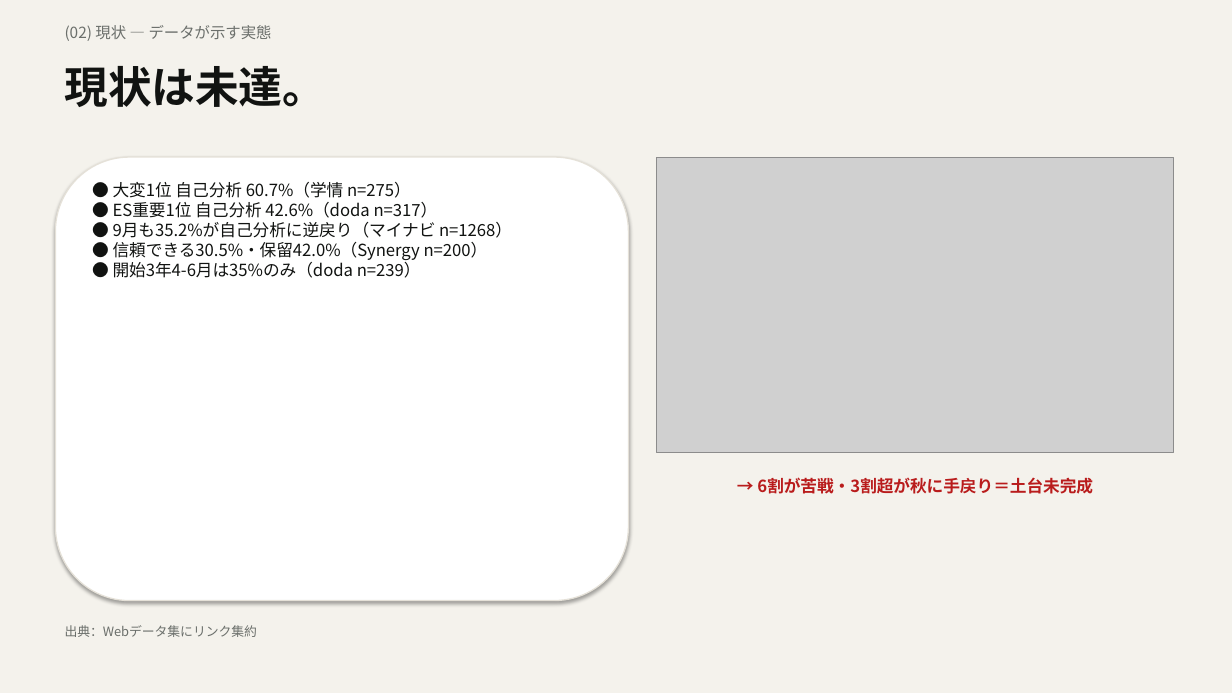
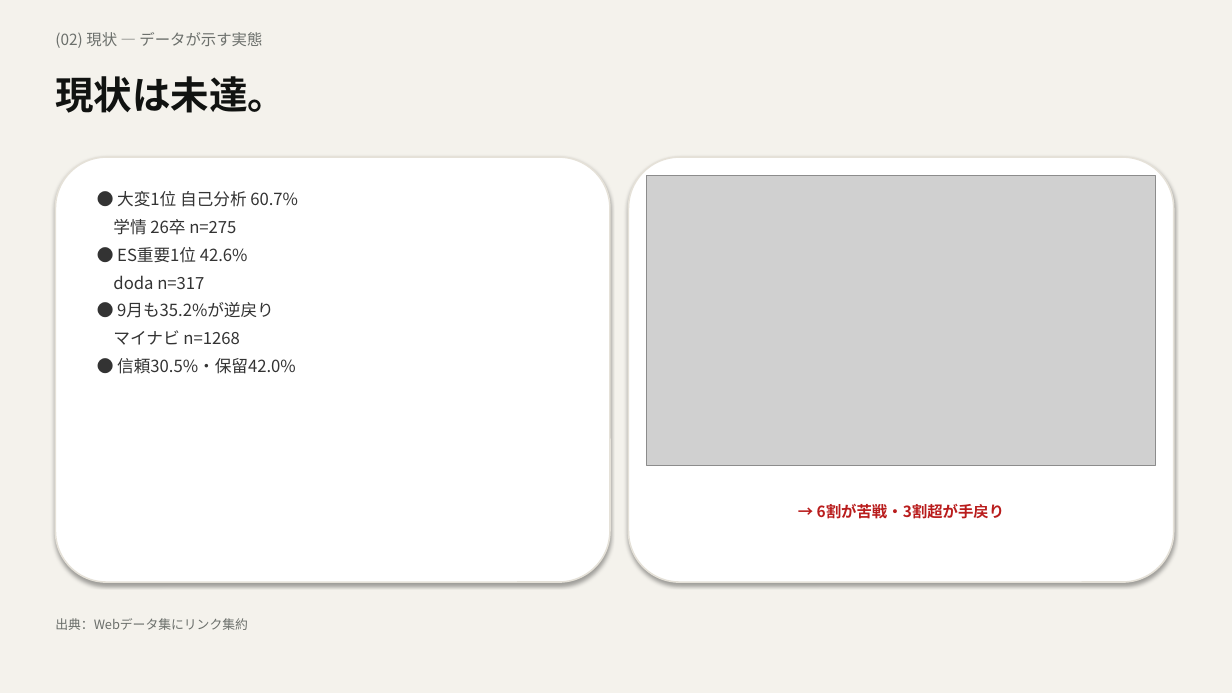
Before and after one commit to taku010201040/jibun-mayogo-2026, a slide deck: slide 3 of kadai.pptx. Drawn at 1232x693 pixels with LibreOffice and Linux fonts; fonts in the diff are those of the drawing; grey boxes stand for pictures. Boxes give left, top, right and bottom in pixels: in the first picture for what was removed or moved away, otherwise in the second. Text is boxed around its words. In the diff, an @@ line names an element or a change of style, - is before the commit and + after.

Commit message:
fix: rebuild pptx layout (anchor/fonts/aspect)

```diff
--- a/kadai.pptx
+++ b/kadai.pptx
@@ text "(02) 現状 — データが示す実態" at <box>55,32,262,48</box>: line spacing 1 to 1.15 @@
@@ text "現状は未達。" at <box>55,76,286,113</box>: size 34 to 30 pt; line spacing 1 to 1.15 @@
@@ rounded rectangle: place and size @@
-rounded rectangle at <box>55,157,628,601</box>
+rounded rectangle at <box>55,157,610,582</box>
@@ rounded rectangle at <box>55,157,610,582</box>: outline #E5E1D8 1 pt to #E5E1D8 1.25 pt; proportions changed @@
@@ rounded rectangle added at <box>628,157,1174,582</box>, fill #FFFFFF, outline #E5E1D8 1.25 pt @@
@@ picture: place and size @@
-picture at <box>656,157,1174,453</box>
+picture at <box>647,176,1155,466</box>
@@ text at <box>113,191,298,374</box>: text changed; text colour #111311 to #333333 @@
-● 大変1位 自己分析 60.7%（学情 n=275）
-● ES重要1位 自己分析 42.6%（doda n=317）
-● 9月も35.2%が自己分析に逆戻り（マイナビ n=1268）
-● 信頼できる30.5%・保留42.0%（Synergy n=200）
-● 開始3年4-6月は35%のみ（doda n=239）
+● 大変1位 自己分析 60.7%
+学情 26卒 n=275
+● ES重要1位 42.6%
+doda n=317
+● 9月も35.2%が逆戻り
+マイナビ n=1268
+● 信頼30.5%・保留42.0%
@@ text at <box>817,504,1005,519</box>: text changed; size 13 to 12 pt @@
-→ 6割が苦戦・3割超が秋に手戻り＝土台未完成
+→ 6割が苦戦・3割超が手戻り
@@ text "出典：Webデータ集にリンク集約" at <box>55,618,248,630</box>: line spacing 1 to 1.15 @@
@@ text "出典：Webデータ集にリンク集約": place and size @@
-text "出典：Webデータ集にリンク集約" at <box>65,625,258,637</box>
+text "出典：Webデータ集にリンク集約" at <box>55,618,248,630</box>
```
Also in this commit, not shown: 6 other slides changed, 3 other files.
